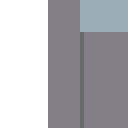
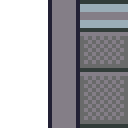
Comparing the layer stacks of the two 128×128 images. Changes:
painted on "Cubicle" over [48, 0, 128, 128]
